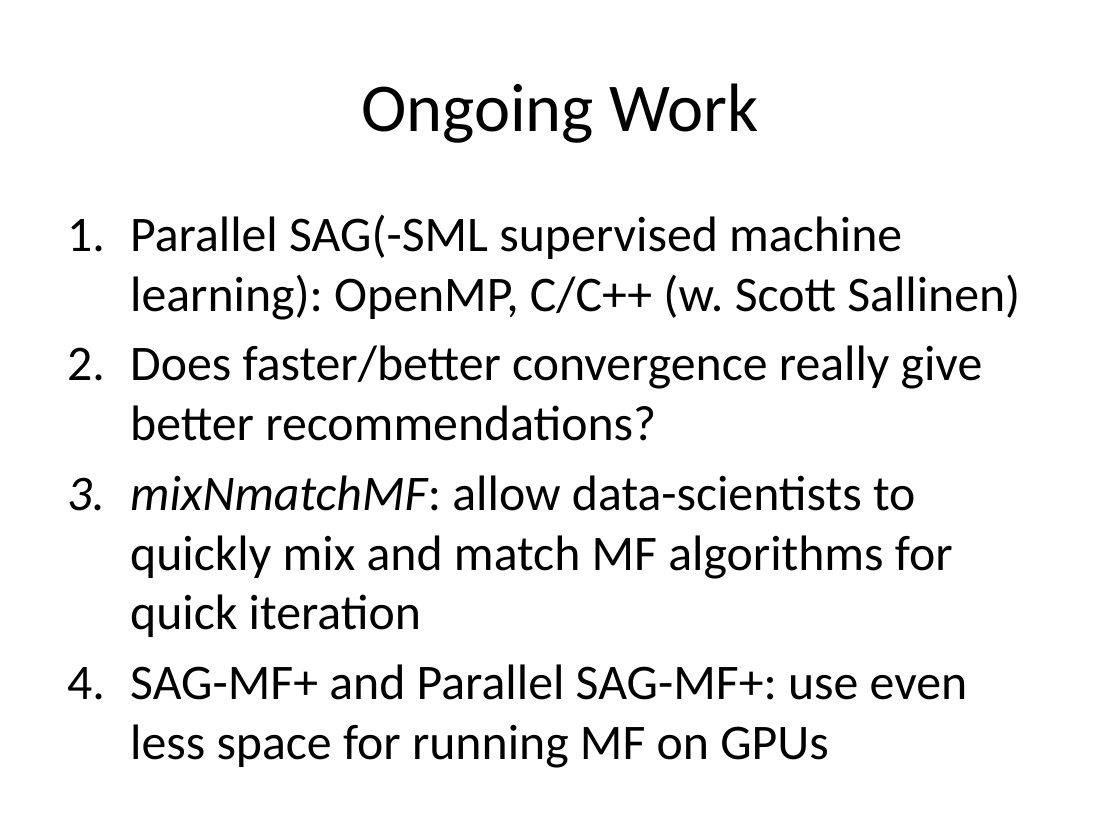
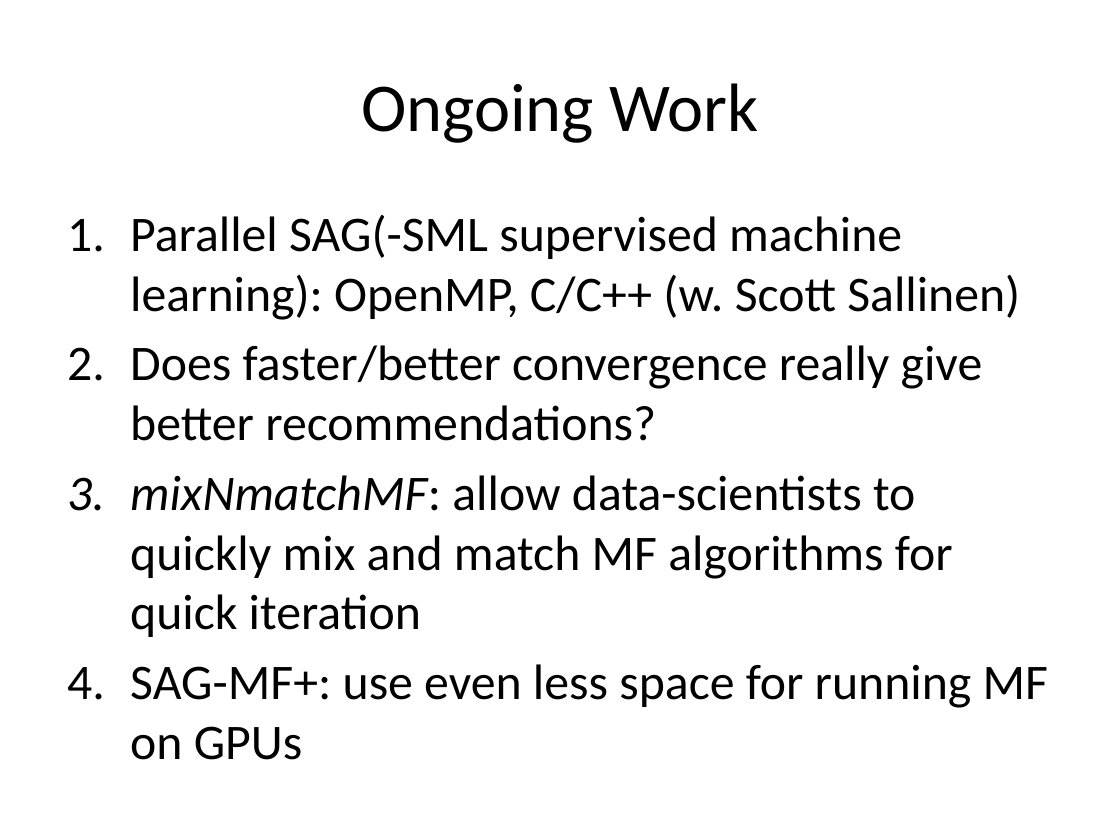
Before and after one commit to jamestklo/MatrixFactorizationMatlab, a slide deck: slide 24 of cs534L-SAGmf.pptx (slide 25 before the commit). Drawn at 1120x840 pixels with LibreOffice and Linux fonts; fonts in the diff are those of the drawing. Boxes give left, top, right and bottom in pixels: in the first picture for what was removed or moved away, otherwise in the second. Text is boxed around its words. In the diff, an @@ line names an element or a change of style, - is before the commit and + after.

```diff
--- a/cs534L-SAGmf.pptx
+++ b/cs534L-SAGmf.pptx
@@ text at [130, 664, 1048, 760]: text changed @@
-4. SAG-MF+ and Parallel SAG-MF+: use even less space for running MF on GPUs
+4. SAG-MF+: use even less space for running MF on GPUs
```
Also in this commit, not shown: 10 other slides changed, 1 slide removed.
